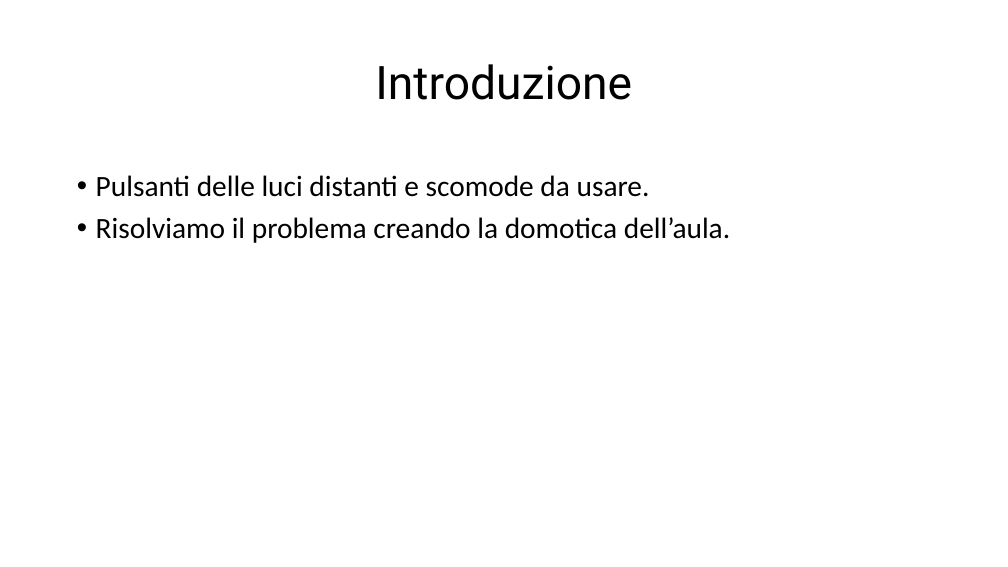
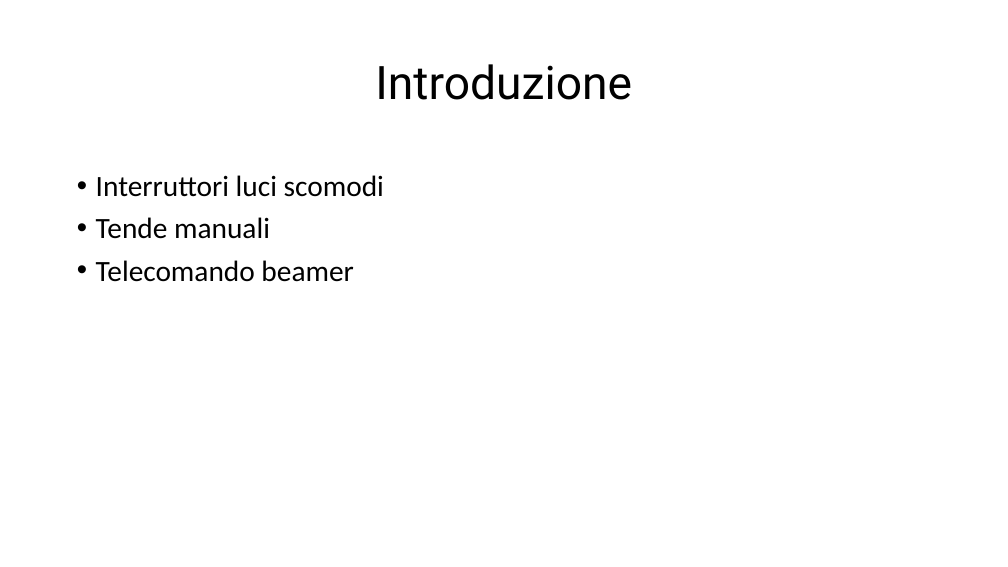
Before and after one commit to giuliobosco/domotics, a slide deck: slide 2 of presentation/domotics presentation.pptx. Drawn at 1008x567 pixels with LibreOffice and Linux fonts; fonts in the diff are those of the drawing. Boxes give left, top, right and bottom in pixels: in the first picture for what was removed or moved away, otherwise in the second. Text is boxed around its words. In the diff, an @@ line names an element or a change of style, - is before the commit and + after.

```diff
--- a/presentation/domotics presentation.pptx
+++ b/presentation/domotics presentation.pptx
@@ text at [96,175,384,282]: text changed @@
-• Pulsanti delle luci distanti e scomode da usare.
-• Risolviamo il problema creando la domotica dell’aula.
+• Interruttori luci scomodi
+• Tende manuali
+• Telecomando beamer
```
Also in this commit, not shown: 2 other slides changed, 7 slides added, 2 slides removed.
